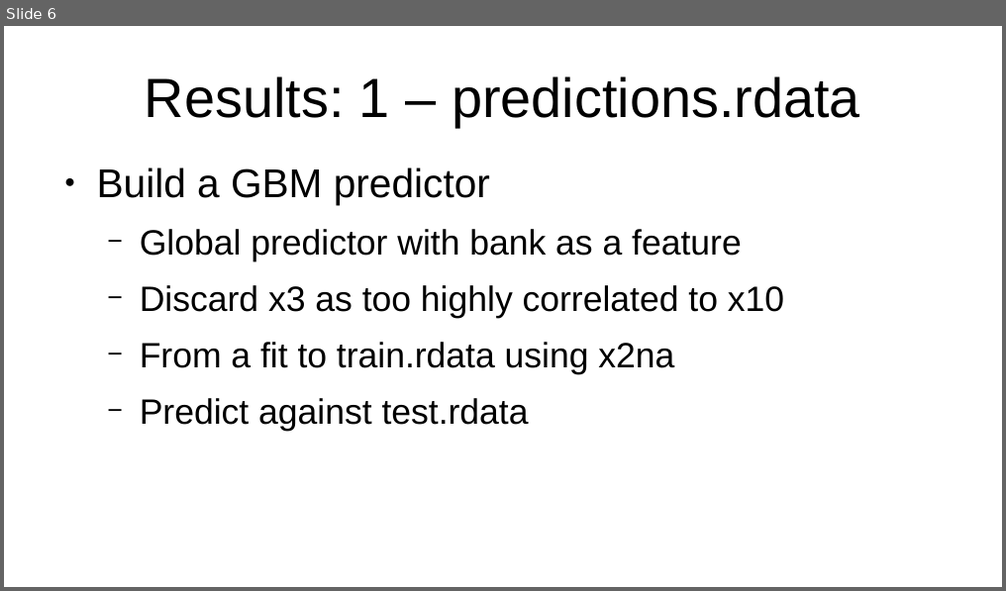
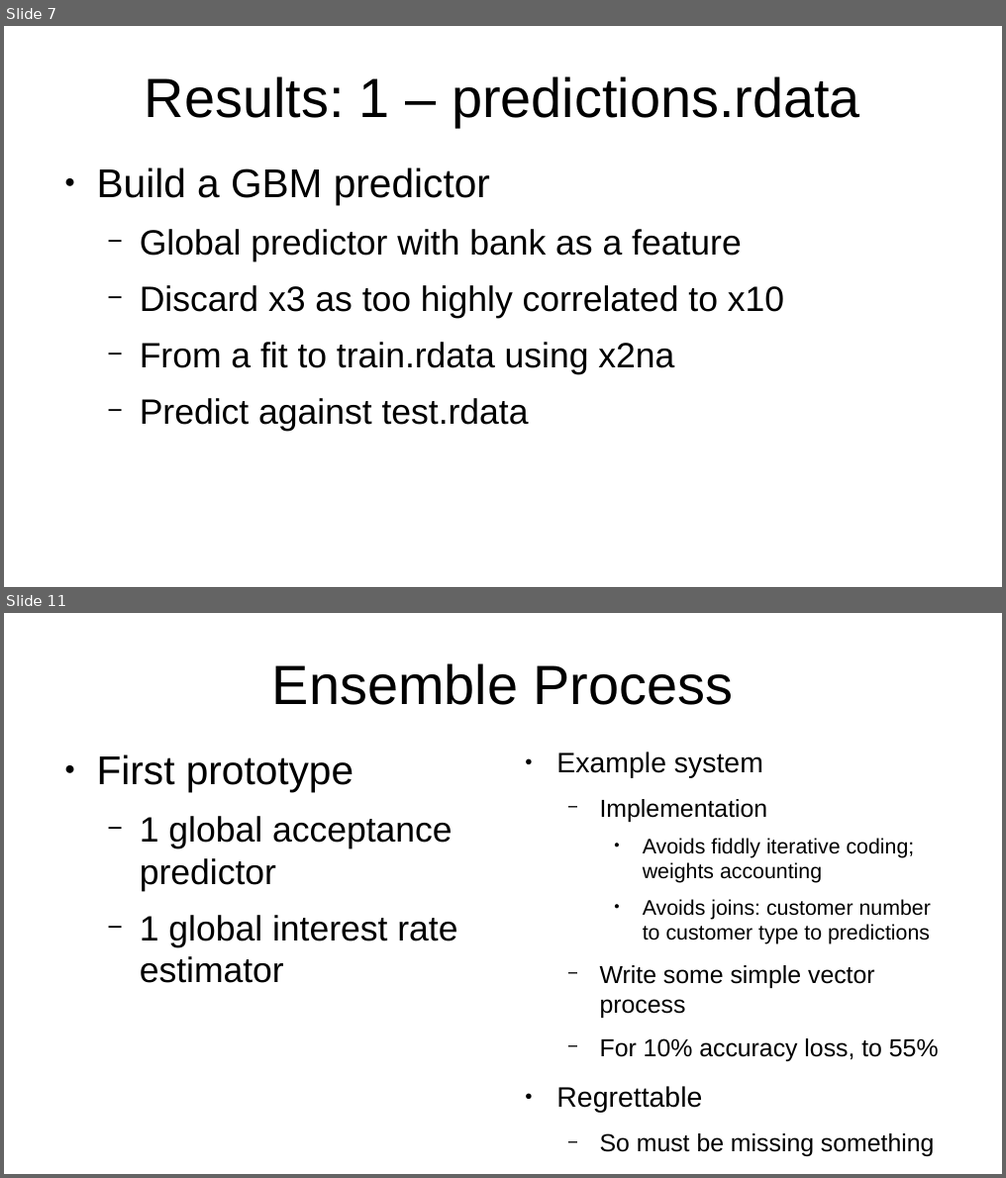
Before and after one commit to eepgwde/pyeg0, a slide deck: caret/classr1/smava00.odp. Shown one above the other, each under a label of ours: slide 6 before the commit, slides 7 and 11 after it; the slides between them are not shown. The pictures are 1006x591 and 1006x1178 pixels, drawn with LibreOffice and Linux fonts; fonts in the diff are those of the drawing. Boxes give left, top, right and bottom in pixels: in the first picture for what was removed or moved away, otherwise in the second. Text is boxed around its words. In the diff, an @@ line names an element or a change of style, - is before the commit and + after.

```diff
--- a/caret/classr1/smava00.odp
+++ b/caret/classr1/smava00.odp
@@ slide 11 added at box(4, 613, 1002, 1174), background #FFFFFF @@
@@ title added at box(272, 663, 734, 705), 44 pt, text #000000 @@
+Ensemble Process
@@ text added at box(97, 755, 457, 983), 28 pt, text #000000 @@
+● First prototype
+  − 1 global acceptance predictor
+  − 1 global interest rate estimator
@@ text added at box(556, 752, 939, 1157), 16.8 pt, text #000000 @@
+● Example system
+  − Implementation
+    ● Avoids fiddly iterative coding; weights accounting
+    ● Avoids joins: customer number to customer type to predictions
+  − Write some simple vector process
+  − For 10% accuracy loss, to 55%
+● Regrettable
+  − So must be missing something
@@ what was slide 6 is now slide 7 @@
```
Also in this commit, not shown: 4 other slides added, 5 other files.
